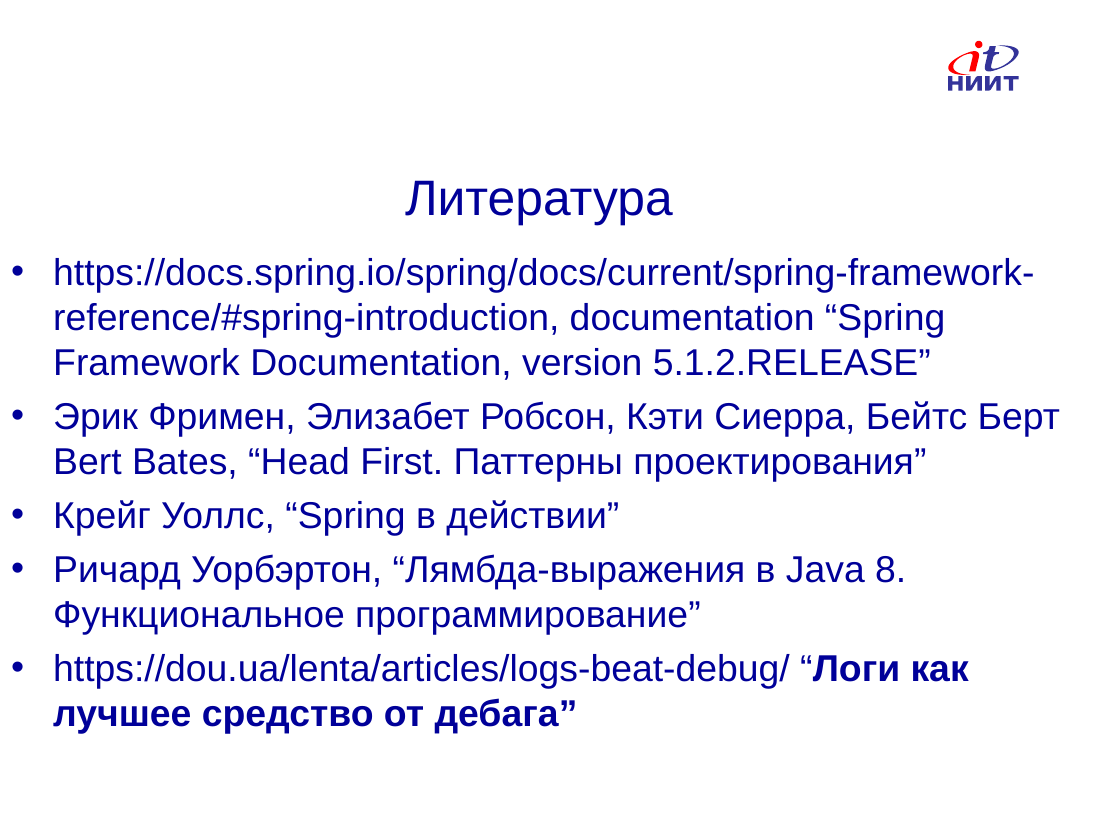
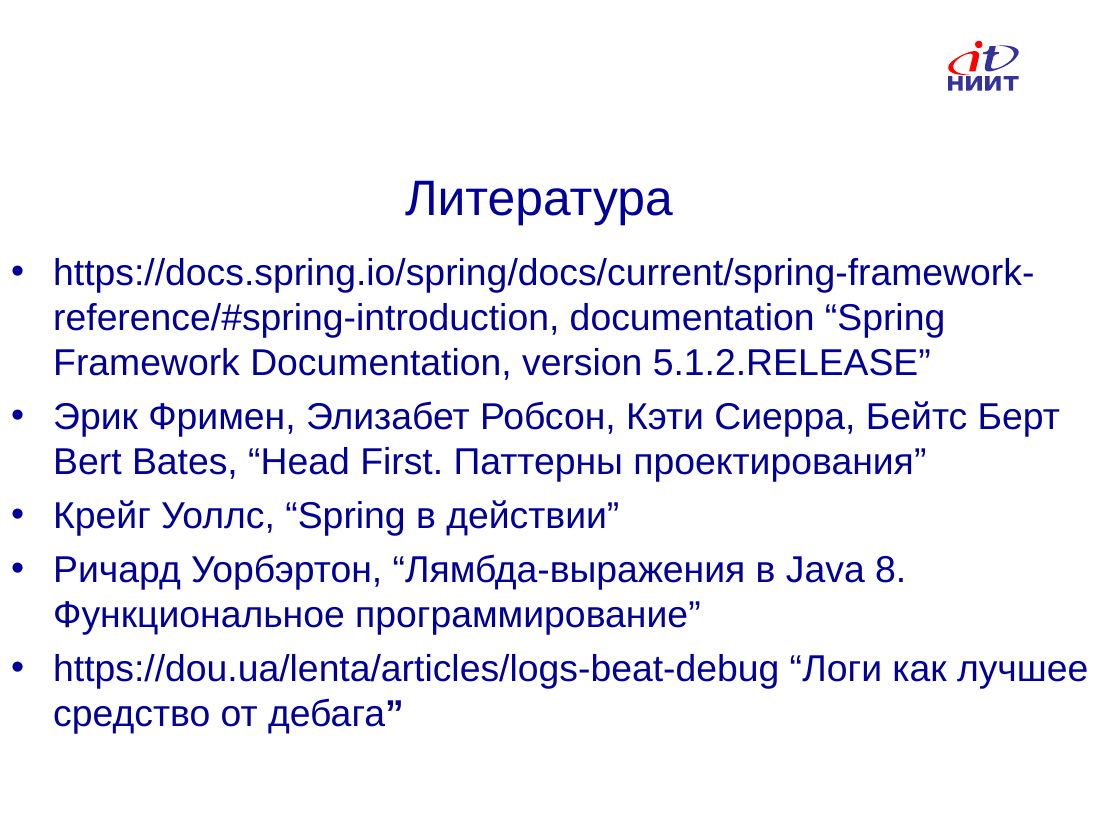
Before and after one commit to AndreyAMolkov/ProgramModelBank, a slide deck: slide 9 of BKP/molkov_bank_new.ppt. Drawn at 1120x840 pixels with LibreOffice and Linux fonts; fonts in the diff are those of the drawing; background and template pictures are left out. Boxes give left, top, right and bottom in pixels: in the first picture for what was removed or moved away, otherwise in the second. Text is boxed around its words. In the diff, an @@ line names an element or a change of style, - is before the commit and + after.

```diff
--- a/BKP/molkov_bank_new.ppt
+++ b/BKP/molkov_bank_new.ppt
@@ text at (53, 654, 1088, 733): text changed @@
-• https://dou.ua/lenta/articles/logs-beat-debug/ “Логи как лучшее средство от дебага”
+• https://dou.ua/lenta/articles/logs-beat-debug “Логи как лучшее средство от дебага”
```
Also in this commit, not shown: 1 other slide changed, 22 other files.
